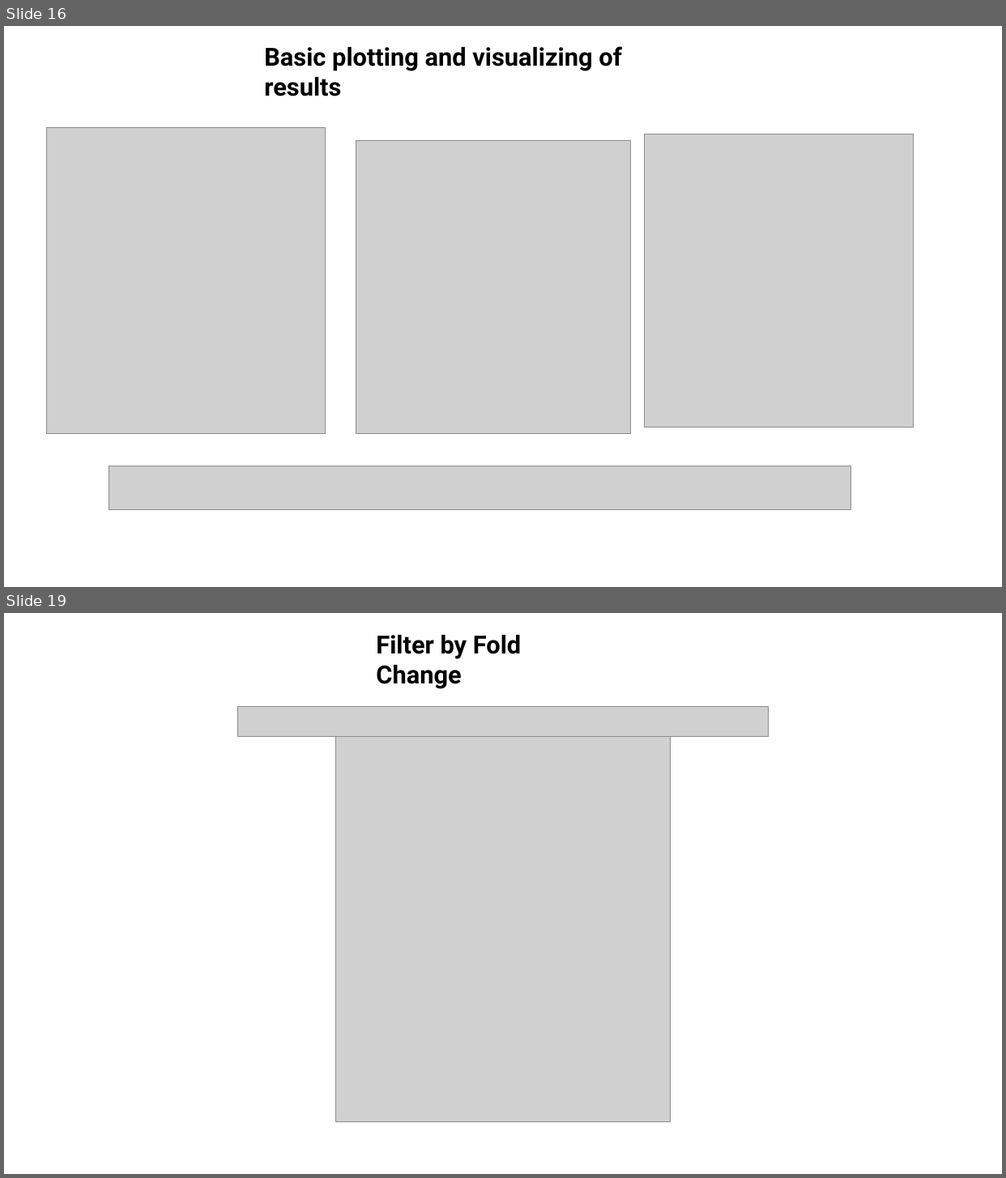
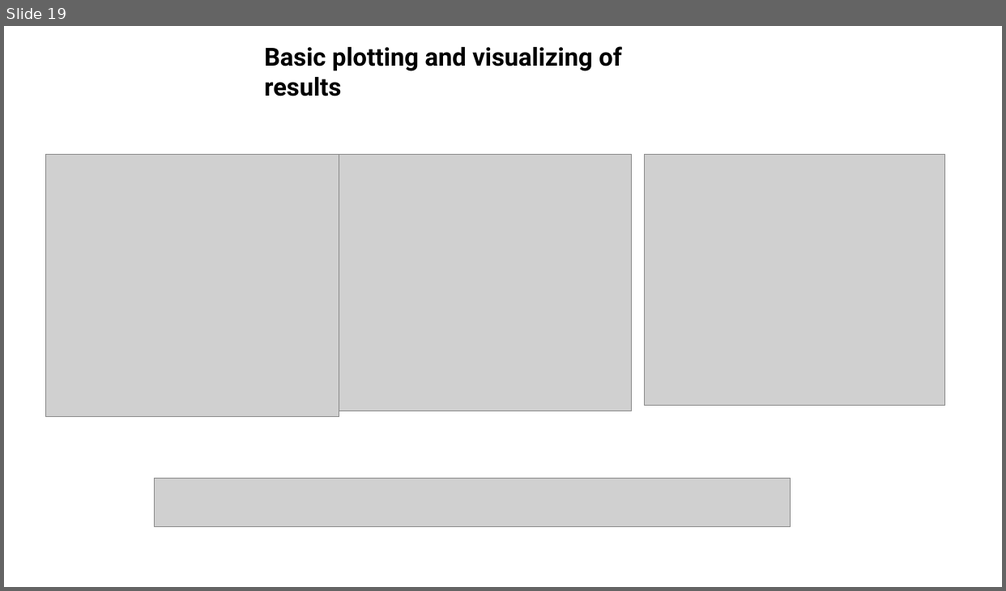
Before and after one commit to jraab/GNET749_RNAseq, a slide deck: lectures/2024_GNET_Class6_Viz_ExpDesign.pptx. Shown one above the other, each under a label of ours: slides 16 and 19 before the commit, slide 19 after it; the slides between them are not shown. The pictures are 1006x1178 and 1006x591 pixels, drawn with LibreOffice and Linux fonts; fonts in the diff are those of the drawing; grey boxes stand for pictures. Boxes give left, top, right and bottom in pixels: in the first picture for what was removed or moved away, otherwise in the second. Text is boxed around its words. In the diff, an @@ line names an element or a change of style, - is before the commit and + after.

```diff
--- a/lectures/2024_GNET_Class6_Viz_ExpDesign.pptx
+++ b/lectures/2024_GNET_Class6_Viz_ExpDesign.pptx
@@ slide 19 removed at [4,613,1002,1174], background #FFFFFF @@
@@ text removed at [376,635,521,689] @@
-Filter by Fold Change
@@ picture removed at [237,707,769,736] @@
@@ picture removed at [335,717,671,1122] @@
@@ what was slide 16 is now slide 19 @@
@@ slide 19 changed as well @@
@@ picture: place and size @@
-picture at [46,127,325,434]
+picture at [46,155,339,417]
@@ picture: place and size @@
-picture at [356,140,632,434]
+picture at [339,155,632,412]
@@ picture: place and size @@
-picture at [645,134,914,427]
+picture at [645,155,945,406]
@@ picture removed at [108,466,850,510] @@
@@ picture added at [155,478,791,527] @@
```
Also in this commit, not shown: 14 other slides changed, 9 slides added, 4 other slides removed, 16 other files.
